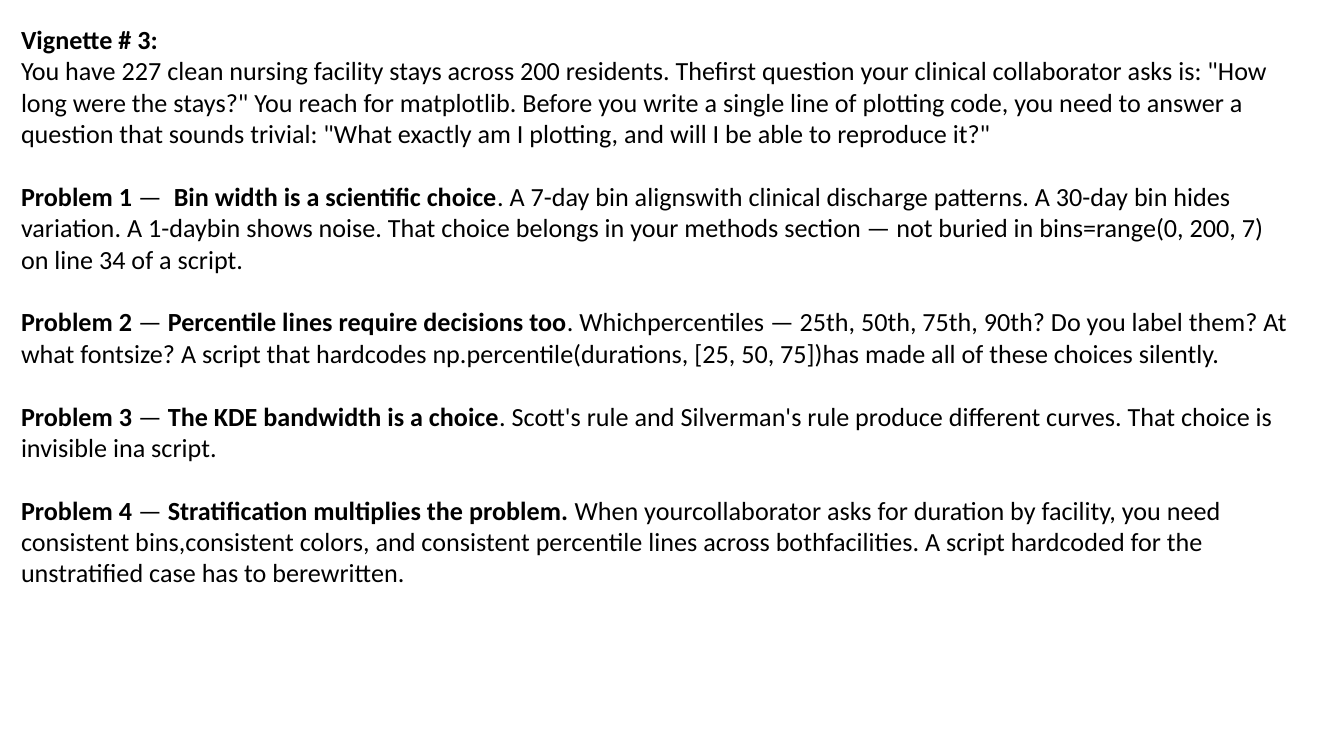
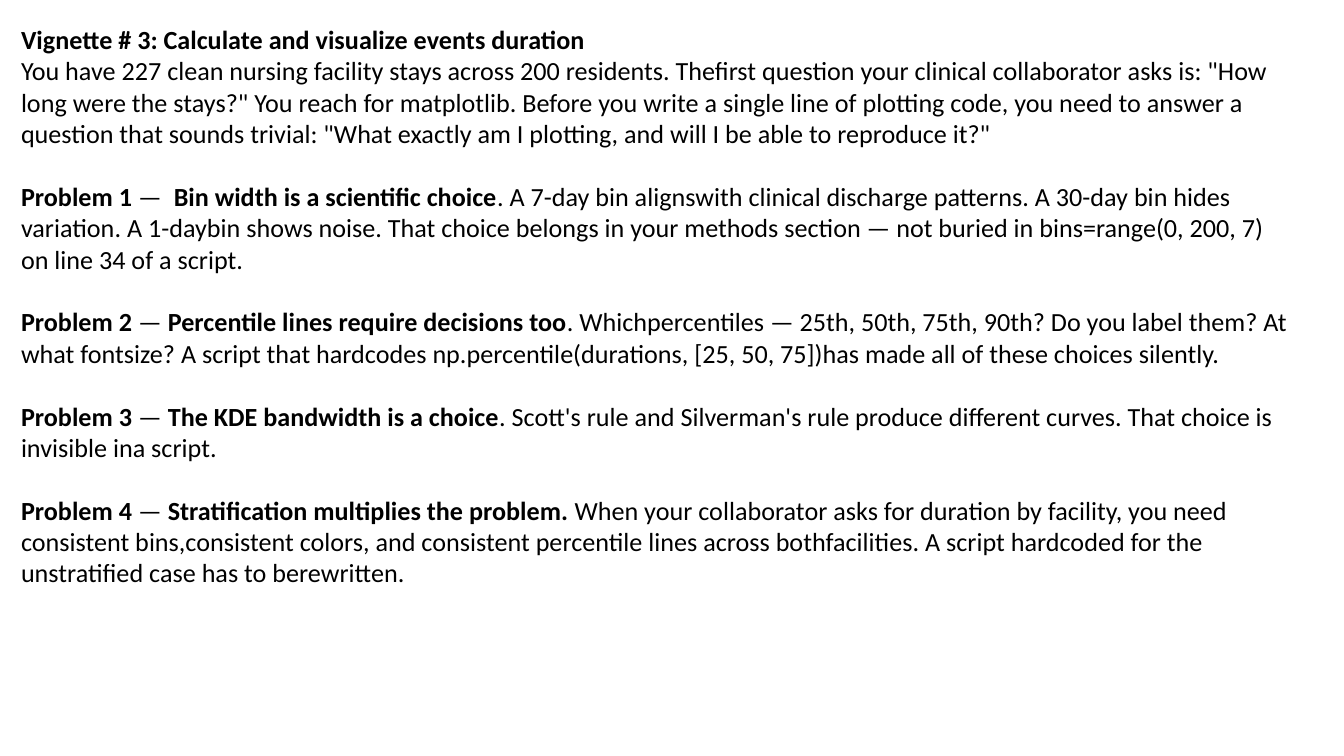
Before and after one commit to djarenas/eventus, a slide deck: slide 18 of docs/eventus_architecture.pptx. Drawn at 1344x756 pixels with LibreOffice and Linux fonts; fonts in the diff are those of the drawing. Boxes give left, top, right and bottom in pixels: in the first picture for what was removed or moved away, otherwise in the second. Text is boxed around its words. In the diff, an @@ line names an element or a change of style, - is before the commit and + after.

```diff
--- a/docs/eventus_architecture.pptx
+++ b/docs/eventus_architecture.pptx
@@ text at (21, 30, 584, 54): text changed @@
-Vignette # 3:
+Vignette # 3: Calculate and visualize events duration
@@ text at (21, 501, 1226, 583): spaces changed @@
-Problem 4 — Stratification multiplies the problem. When yourcollaborator asks for duration by facility, you need consistent bins,consistent colors, and consistent percentile lines across bothfacilities. A script hardcoded for the unstratified case has to berewritten.
+Problem 4 — Stratification multiplies the problem. When your collaborator asks for duration by facility, you need consistent bins,consistent colors, and consistent percentile lines across bothfacilities. A script hardcoded for the unstratified case has to berewritten.
```
Also in this commit, not shown: 1 other file.
